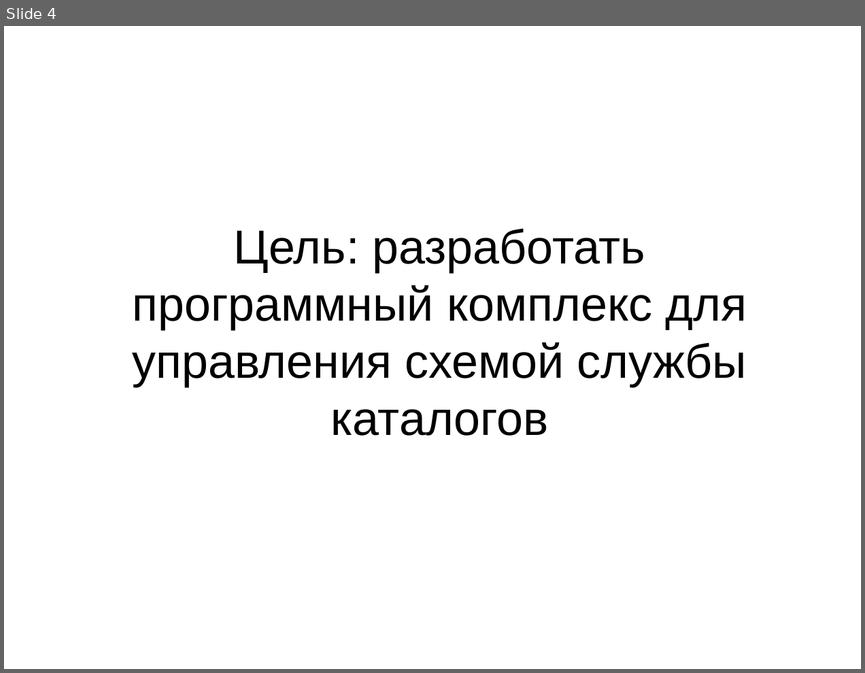
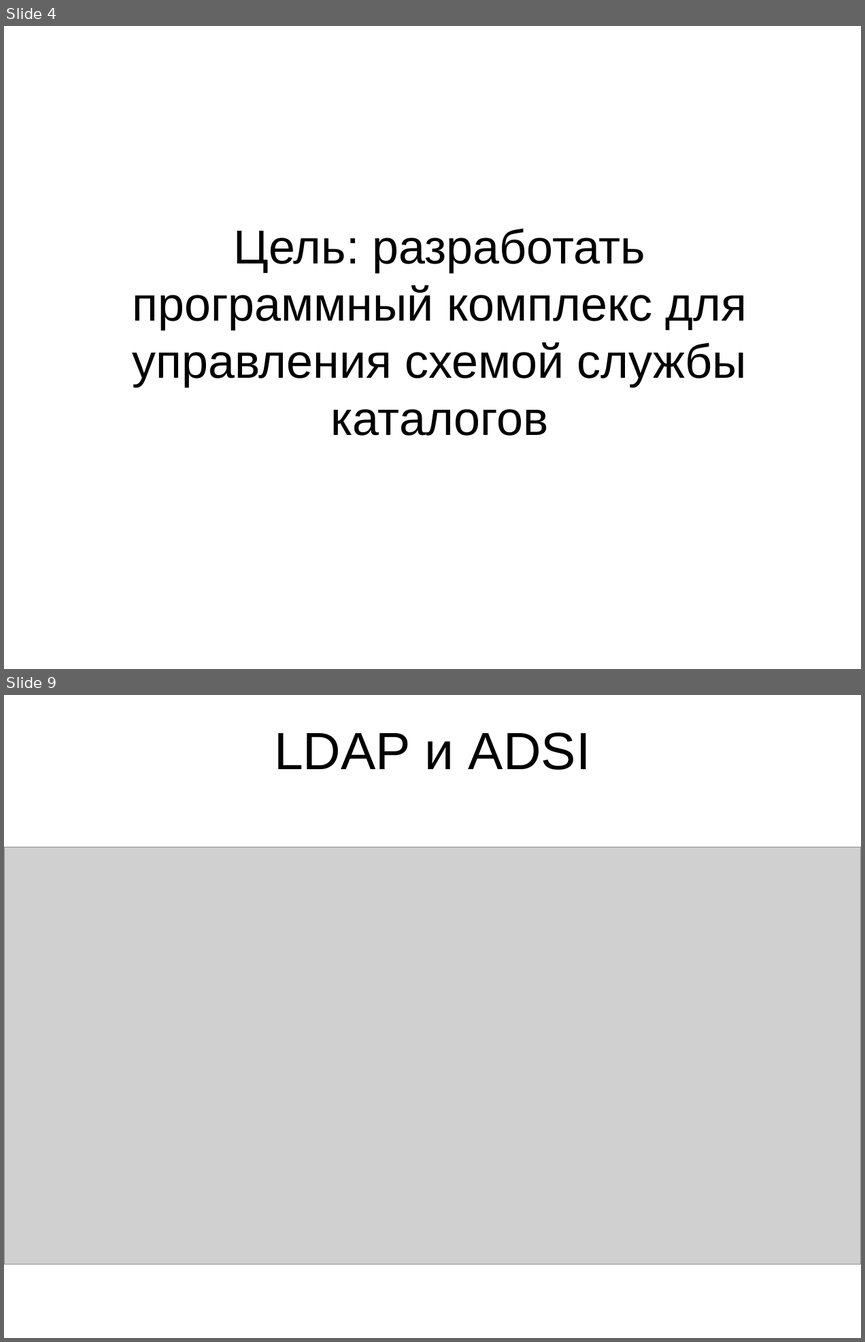
Before and after one commit to StarkyLife/diplom_v2, a slide deck: Пояснительная записка/Управление схемой службы каталогов.ppt. Shown one above the other, each under a label of ours: slide 4 before the commit, slides 4 and 9 after it; the slides between them are not shown. The pictures are 865x673 and 865x1342 pixels, drawn with LibreOffice and Linux fonts; fonts in the diff are those of the drawing; grey boxes stand for pictures. Boxes give left, top, right and bottom in pixels: in the first picture for what was removed or moved away, otherwise in the second. Text is boxed around its words. In the diff, an @@ line names an element or a change of style, - is before the commit and + after.

```diff
--- a/Пояснительная записка/Управление схемой службы каталогов.ppt
+++ b/Пояснительная записка/Управление схемой службы каталогов.ppt
@@ slide 9 added at (4, 695, 861, 1338), background #FFFFFF @@
@@ title added at (274, 732, 590, 770), 44 pt, text #000000 @@
+LDAP и ADSI
@@ picture added at (4, 847, 861, 1264) @@
```
Also in this commit, not shown: 1 slide changed, 8 other slides added, 6 other files.
